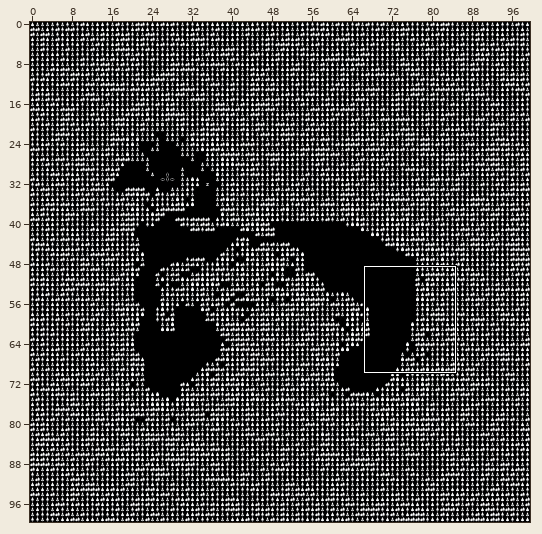
Two states of a Tiled map (JSON), assets/tilemap/whispering_pines_01.json. Above: a wide view before the commit, with the close-up outlined.
Close-up. Before the edit:
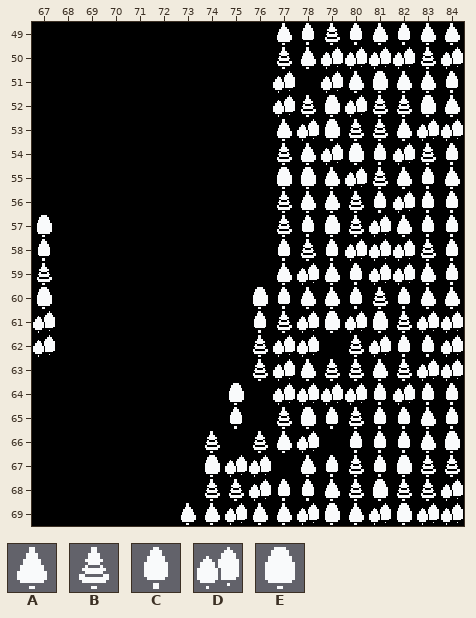
Cells are 16x16 px. Shown: x 67..84, y 49..69. The commit also changed other parts of the map, which this record leaves out.
Key: from "persona": A 1080, B 1081, C 1082, D 1083, E 1084.
_ is an empty cell.
Layers that did not change in this view are not listed.
Layer "collision" before, first column x 67:
49 __________ACBCACAA
50 __________BADDDDBD
51 __________D_DAEAAC
52 __________DBEDBBEA
53 __________ADEBBADD
54 __________BADECDBC
55 __________EEADBACA
56 __________BAABCDCC
57 E_________BCEBDACC
58 C_________CBCDDDBC
59 B_________ADACDDAC
60 E________ECAACBCAA
61 D________CBDEDEBDD
62 D________BDD_BDCCD
63 _________BDABBABDD
64 ________E_DDDDCDCC
65 ________C_BECBCCAC
66 _______B_BAD_CCCAE
67 _______EDD_ACBCEBB
68 _______BBDCCABEBBD
69 ______AADAADEADEDD
After:
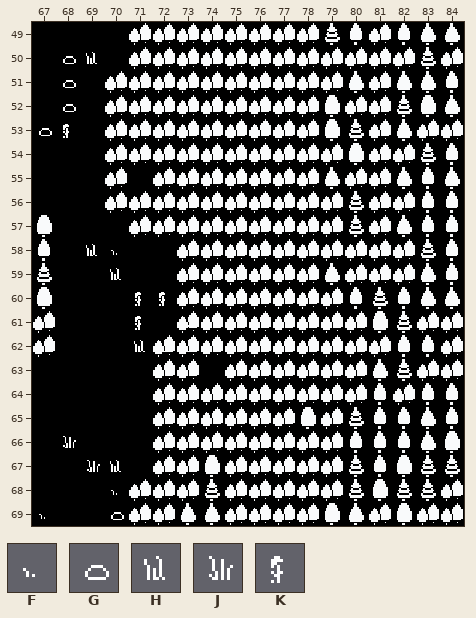
Further tiles: from "whispering_pines_tileset": F 4, G 5, H 10, J 11, K 36.
Tiles of an added or newly shown layer are drawn over the layers below it.
From old to new:
{"where": "layer \"background_env\""}
{"y":50,"x":68,"old":"__","new":"GH"}
{"y":51,"x":68,"old":"_","new":"G"}
{"y":52,"x":68,"old":"_","new":"G"}
{"y":53,"x":67,"old":"__","new":"GK"}
{"y":58,"x":69,"old":"_","new":"H"}
{"y":59,"x":70,"old":"_","new":"H"}
{"y":60,"x":71,"old":"__","new":"KK"}
{"y":61,"x":71,"old":"_","new":"K"}
{"y":61,"x":73,"old":"_","new":"F"}
{"y":62,"x":71,"old":"___","new":"HHH"}
{"y":66,"x":68,"old":"_","new":"J"}
{"y":67,"x":69,"old":"__","new":"JH"}
{"y":69,"x":70,"old":"_","new":"G"}
{"where": "layer \"background_env2\" (added)"}
{"y":50,"x":68,"old":"__","new":"GH"}
{"y":51,"x":68,"old":"_","new":"G"}
{"y":52,"x":68,"old":"_","new":"G"}
{"y":53,"x":67,"old":"__","new":"GK"}
{"y":58,"x":69,"old":"_","new":"H"}
{"y":59,"x":70,"old":"_","new":"H"}
{"y":60,"x":71,"old":"__","new":"KK"}
{"y":61,"x":71,"old":"_","new":"K"}
{"y":61,"x":73,"old":"_","new":"F"}
{"y":62,"x":71,"old":"___","new":"HHH"}
{"y":66,"x":68,"old":"_","new":"J"}
{"y":67,"x":69,"old":"__","new":"JH"}
{"y":69,"x":70,"old":"_","new":"G"}
{"where": "layer \"collision\""}
{"y":49,"x":71,"old":"______AC","new":"DDDDDDDD"}
{"y":49,"x":81,"old":"A","new":"D"}
{"y":50,"x":71,"old":"______BA","new":"DDDDDDDD"}
{"y":51,"x":70,"old":"_______","new":"DDDDDDD"}
{"y":51,"x":78,"old":"_","new":"D"}
{"y":51,"x":81,"old":"E","new":"D"}
{"y":52,"x":70,"old":"_______","new":"DDDDDDD"}
{"y":52,"x":78,"old":"B","new":"D"}
{"y":52,"x":81,"old":"B","new":"D"}
{"y":53,"x":70,"old":"_______A","new":"DDDDDDDD"}
{"y":53,"x":81,"old":"B","new":"D"}
{"y":54,"x":70,"old":"_______BA","new":"DDDDDDDDD"}
{"y":54,"x":81,"old":"C","new":"D"}
{"y":55,"x":70,"old":"_","new":"D"}
{"y":55,"x":72,"old":"_____EE","new":"DDDDDDD"}
{"y":55,"x":81,"old":"B","new":"D"}
{"y":56,"x":70,"old":"_______BAA","new":"DDDDDDDDDD"}
{"y":56,"x":81,"old":"C","new":"D"}
{"y":57,"x":71,"old":"______BCE","new":"DDDDDDDDD"}
{"y":58,"x":73,"old":"____CBC","new":"DDDDDDD"}
{"y":59,"x":73,"old":"____A","new":"DDDDD"}
{"y":59,"x":80,"old":"C","new":"D"}
{"y":60,"x":73,"old":"___ECAA","new":"DDDDDDD"}
{"y":61,"x":73,"old":"___CB","new":"DDDDD"}
{"y":61,"x":79,"old":"E","new":"D"}
{"y":62,"x":72,"old":"____B","new":"DDDDD"}
{"y":62,"x":79,"old":"_B","new":"DD"}
{"y":63,"x":72,"old":"__","new":"DD"}
{"y":63,"x":75,"old":"_B","new":"DD"}
{"y":63,"x":78,"old":"ABB","new":"DDD"}
{"y":64,"x":72,"old":"___E_","new":"DDDDD"}
{"y":65,"x":72,"old":"___C_B","new":"DDDDDD"}
{"y":65,"x":79,"old":"C","new":"D"}
{"y":66,"x":72,"old":"__B_BA","new":"DDDDDD"}
{"y":66,"x":79,"old":"_","new":"D"}
{"y":67,"x":72,"old":"__","new":"DD"}
{"y":67,"x":77,"old":"_AC","new":"DDD"}
{"y":68,"x":71,"old":"___","new":"DDD"}
{"y":68,"x":75,"old":"B","new":"D"}
{"y":68,"x":77,"old":"CCA","new":"DDD"}
{"y":69,"x":71,"old":"__","new":"DD"}
{"y":69,"x":76,"old":"AA","new":"DD"}
{"label":"changed","picture_box":[39,23,367,525]}
{"label":"changed","picture_box":[369,23,391,45]}
{"label":"changed","picture_box":[369,71,391,213]}
